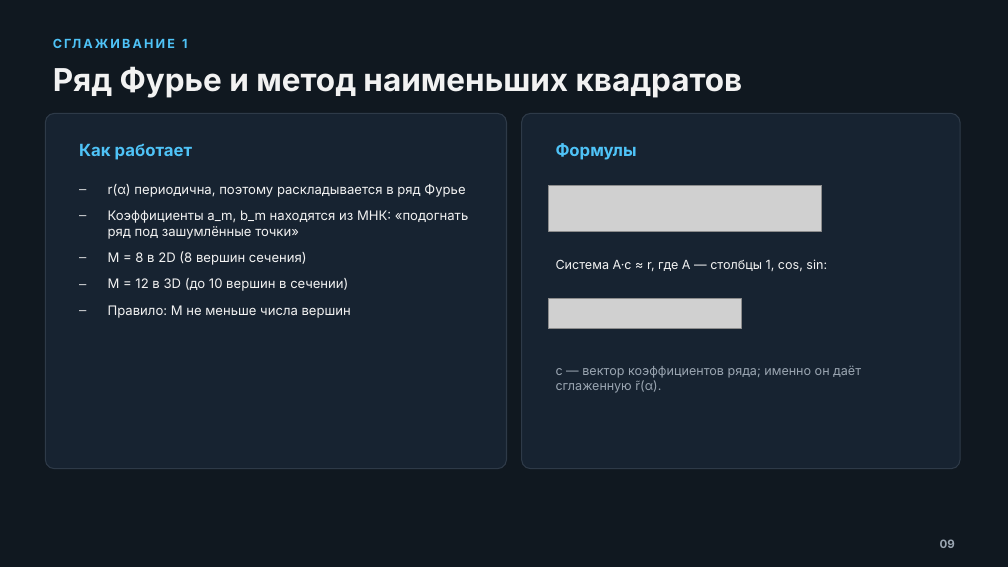
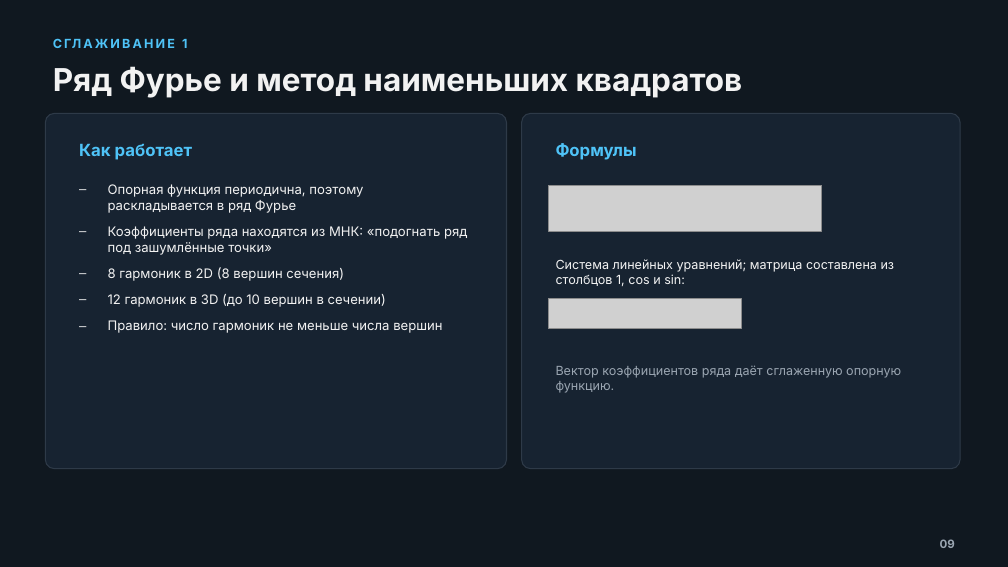
Before and after one commit to AlexQuasarStudio/Ogranka, a slide deck: slide 9 of point-cloud-3d-recovery.pptx. Drawn at 1008x567 pixels with LibreOffice and Linux fonts; fonts in the diff are those of the drawing; grey boxes stand for pictures. Boxes give left, top, right and bottom in pixels: in the first picture for what was removed or moved away, otherwise in the second. Text is boxed around its words. In the diff, an @@ line names an element or a change of style, - is before the commit and + after.

```diff
--- a/point-cloud-3d-recovery.pptx
+++ b/point-cloud-3d-recovery.pptx
@@ text at (108,184,467,333): text changed @@
-– r(α) периодична, поэтому раскладывается в ряд Фурье
-– Коэффициенты a_m, b_m находятся из МНК: «подогнать ряд под зашумлённые точки»
-– M = 8 в 2D (8 вершин сечения)
-– M = 12 в 3D (до 10 вершин в сечении)
-– Правило: M не меньше числа вершин
+– Опорная функция периодична, поэтому раскладывается в ряд Фурье
+– Коэффициенты ряда находятся из МНК: «подогнать ряд под зашумлённые точки»
+– 8 гармоник в 2D (8 вершин сечения)
+– 12 гармоник в 3D (до 10 вершин в сечении)
+– Правило: число гармоник не меньше числа вершин
@@ text at (556,259,895,286): text changed @@
-Система A·c ≈ r, где A — столбцы 1, cos, sin:
+Система линейных уравнений; матрица составлена из столбцов 1, cos и sin:
@@ text at (556,365,901,393): text changed @@
-c — вектор коэффициентов ряда; именно он даёт сглаженную r̃(α).
+Вектор коэффициентов ряда даёт сглаженную опорную функцию.
```
Also in this commit, not shown: 14 other slides changed, 1 other file.
